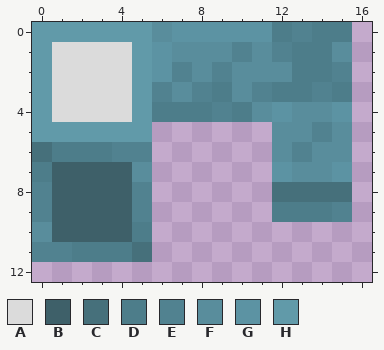
Two versions of one pixel-art sprite, src/main/resources/assets/telsdrinks/stationapi/textures/block/cup_of_milk.png. Above is the file before it was changed.
The file is 32x32 pixels. Colours within 5 levels of each other are drawn and written as one. Shown: x 0..16, y 0..12.
Palette (. is transparent): A #dbdbdb  B #3e6069  C #46707b  D #4d7d8a  E #518290  F #598d9c  G #5c93a3  H #619aa9
After:
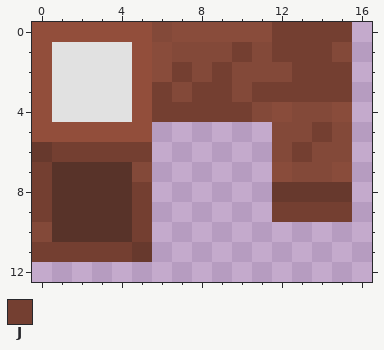
Colours new in this view: J #743f31
Change:
colour A: #dbdbdb -> #e1e1e1
colour B: #3e6069 -> #583329
colour C: #46707b -> #67392d
colour F: #598d9c -> #834939
colour G: #5c93a3 -> #894c3b
colour H: #619aa9 -> #924e3b
y 0: x 12..15 DEDD -> JJJJ
y 1: x 10 E -> J; x 12..14 EDD -> JJJ
y 2: x 7 E -> J; x 9 E -> J; x 13..15 DDE -> JJJ
y 3: x 6 E -> J; x 8..9 ED -> JJ; x 11..15 EDDED -> JJJJJ
y 4: x 6..10 DDDED -> JJJJJ
y 5: x 14 E -> J
y 6: x 1..5 DDDEE -> JJJJJ; x 13 E -> J
y 7: x 0 D -> J
y 8: x 0 E -> J; x 5 E -> J
y 9: x 0 E -> J; x 5 E -> J; x 12..15 DDDE -> JJJJ
y 10: x 5 D -> J
y 11: x 0..4 EEDDD -> JJJJJ
Where, in picture pixels (left, top, right, bottom), the same in both pictures:
changed: (32, 22, 352, 262)
